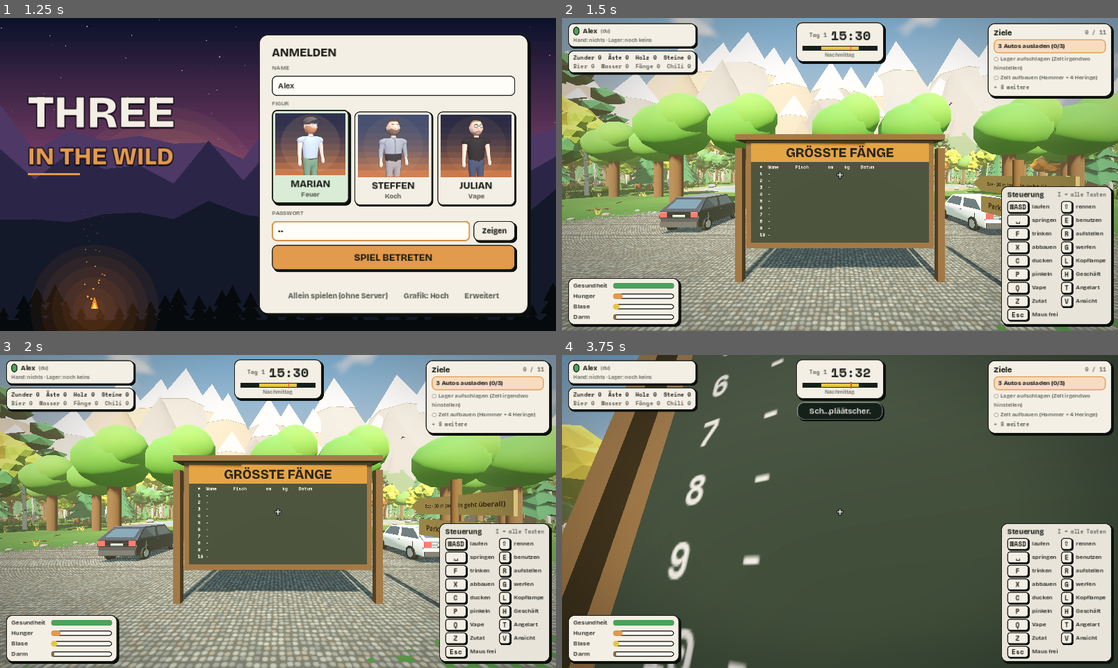
Above: before the commit, frames 1-4 (two rows, left to right).
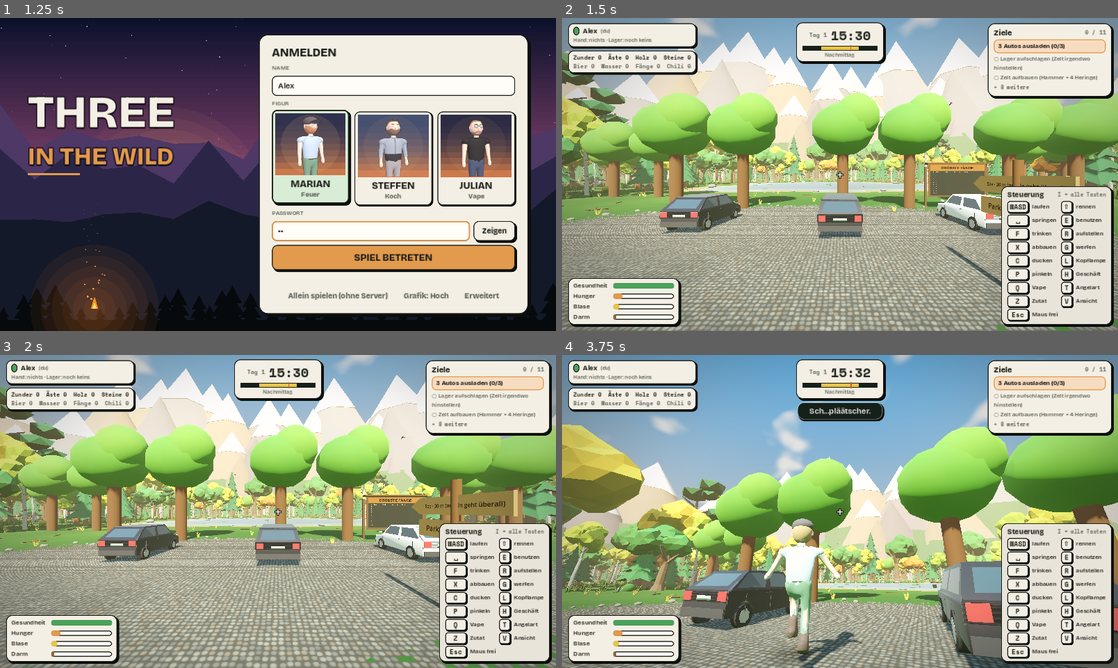
Above: after the commit, the same moments.

Repository: 7ulez/three-in-the-wild
Game: Godot game, scene res://menu.tscn
The game is run twice, just before and just after one commit, with the same random seed, the same clock (stepped at 60 frames per second) and the same inputs.
Inputs (mouse positions are in pixels of both pictures, inside the frame that each line leads up to):
- Up to frame 1 (1.25 s): click (394, 86) at 0.52 s; type "Alex" at 0.6 s; click (372, 230) at 0.75 s; type "12" at 0.83 s
- Up to frame 2 (1.5 s): click "SPIEL BETRETEN" at 1.25 s
- Up to frame 3 (2 s): no input
- Up to frame 4 (3.75 s): tap Enter at 2 s; move the mouse to (867, 511) at 2.02 s; hold W from 2.03 s (still down); tap T at 2.1 s; click (867, 511) at 2.17 s; tap Space at 2.27, 3.02 s; move the mouse to (812, 511) at 2.77 s; tap P at 2.85 s; move the mouse to (851, 505) at 3.52 s; tap V at 3.6 s

Frame 1 is identical in both runs. In frame 2, 16% of the frame differs, in the area x 31-77%, y 37-85%; in frame 3, 16%; in frame 4, 71%, in the area x 0-100%, y 0-100%.

Commit message:
Bestenliste: weiter nach hinten, massiv, nur zum Parkplatz beschriftet, Pfosten hinter der Tafel
Co-Authored-By: Claude Sonnet 5.5 <noreply@anthropic.com>
Claude-Session: https://claude.ai/code/session_01FicyMBshYtiCihkErSPQQ5

Diff:
--- a/leaderboard_board.gd
+++ b/leaderboard_board.gd
@@ -1,6 +1,6 @@
 class_name LeaderboardBoard
 extends Node3D
-## Holztafel auf dem Parkplatz mit den zehn größten Fängen (beidseitig lesbar).
+## Holztafel auf dem Parkplatz mit den zehn größten Fängen (nur zum Parkplatz hin beschriftet, massiv).
 
 const PAPER: Color = Color(0.957, 0.937, 0.894)
 const INK: Color = Color(0.114, 0.122, 0.102)
@@ -15,12 +15,13 @@
 func build() -> void:
 	UI.fonts()
 	for sx in [-2.25, 2.25]:
-		Util.add_box(self, Vector3(0.16, 3.0, 0.16), WOOD, Vector3(sx, 1.5, 0))
+		Util.add_box(self, Vector3(0.16, 3.0, 0.16), WOOD, Vector3(sx, 1.5, -0.14))   # Pfosten hinter der Tafel
 	Util.add_box(self, Vector3(4.2, 2.45, 0.1), WOOD, Vector3(0, 2.0, 0))
 	Util.add_box(self, Vector3(3.95, 2.2, 0.12), PANEL, Vector3(0, 2.0, 0))
 	Util.add_box(self, Vector3(3.95, 0.42, 0.14), FIRE, Vector3(0, 2.9, 0))
 	Util.add_box(self, Vector3(4.5, 0.12, 0.45), WOOD, Vector3(0, 3.22, 0))
-	for side in [1.0, -1.0]:
+	# Nur eine Seite beschriftet: zum Parkplatz (+Z)
+	for side in [1.0]:
 		var z: float = side * 0.075
 		var title := Label3D.new()
 		title.text = "GRÖSSTE FÄNGE"
@@ -47,6 +48,15 @@
 		add_child(title)
 		add_child(body)
 		_labels.append(body)
+	# Massiv: man kann weder hindurch noch auf die Tafel laufen
+	var body := StaticBody3D.new()
+	var cs := CollisionShape3D.new()
+	var bs := BoxShape3D.new()
+	bs.size = Vector3(4.6, 3.4, 0.5)
+	cs.shape = bs
+	body.add_child(cs)
+	body.position = Vector3(0, 1.7, -0.05)
+	add_child(body)
 	_refresh()
 
 
--- a/main.gd
+++ b/main.gd
@@ -46,7 +46,7 @@
 	_build_signs()
 	var lb := LeaderboardBoard.new()
 	add_child(lb)
-	lb.position = Vector3(0, 0, 5.4)
+	lb.position = Vector3(8.6, 0, -5.0)
 	lb.build()
 
 	var fauna := Fauna.new()
Not shown, changed: web/index.html
Not shown, changed: web/index.js.gz
Not shown, changed: web/index.pck
Not shown, changed: web/index.pck.gz
Not shown, changed: web/index.wasm.gz
